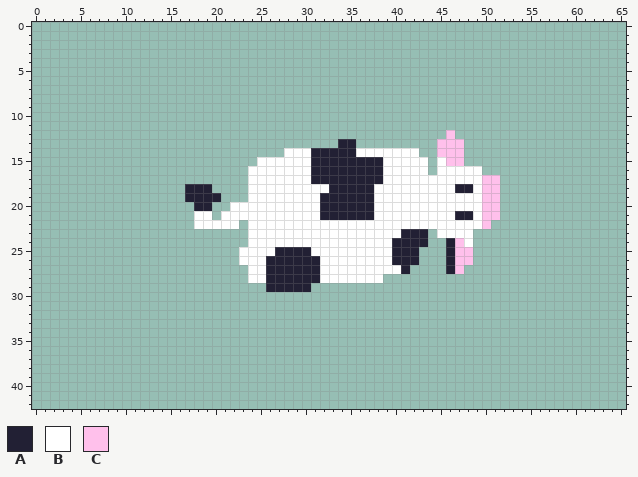
Edited in one commit: pixel-art file (defend_the_milk/cow.aseprite). Above: the version before the commit.
66x43 pixels, 1 frame.
Palette (. is transparent): A #222034  B #ffffff  C #ffc0eb
Pixels before (only the part around the change), first column x 0:
 0 ..................................................................
 1 ..................................................................
 2 ..................................................................
 3 ..................................................................
 4 ..................................................................
 5 ..................................................................
 6 ..................................................................
 7 ..................................................................
 8 ..................................................................
 9 ..................................................................
10 ..................................................................
11 ..................................................................
12 ..............................................C...................
13 ..................................AA.........CCC..................
14 ............................BBBAAAAABBBBBBB..CCC..................
15 .........................BBBBBBAAAAAAAABBBBB.BCC..................
16 ........................BBBBBBBAAAAAAAABBBBB.BBBBB................
17 ........................BBBBBBBAAAAAAAABBBBBBBBBBBCC..............
18 .................AAA....BBBBBBBBBAAAAABBBBBBBBBAABCC..............
19 .................AAAA...BBBBBBBBAAAAAABBBBBBBBBBBBCC..............
20 ..................AA..BBBBBBBBBBAAAAAABBBBBBBBBBBBCC..............
21 ..................BB.BBBBBBBBBBBAAAAAABBBBBBBBBAABCC..............
22 ..................BBBBB.BBBBBBBBBBBBBBBBBBBBBBBBBBC...............
23 ........................BBBBBBBBBBBBBBBBBAAA.BBBB.................
24 ........................BBBBBBBBBBBBBBBBAAAA..ACB.................
25 .......................BBBBAAAABBBBBBBBBAAA...ACC.................
26 .......................BBBAAAAAABBBBBBBBAAA...ACC.................
27 ........................BBAAAAAABBBBBBBBBA....AC..................
28 ........................BBAAAAAABBBBBBB...........................
29 ..........................AAAAA...................................
30 ..................................................................
31 ..................................................................
32 ..................................................................
33 ..................................................................
34 ..................................................................
35 ..................................................................
36 ..................................................................
37 ..................................................................
38 ..................................................................
39 ..................................................................
40 ..................................................................
41 ..................................................................
42 ..................................................................
And afterwards:
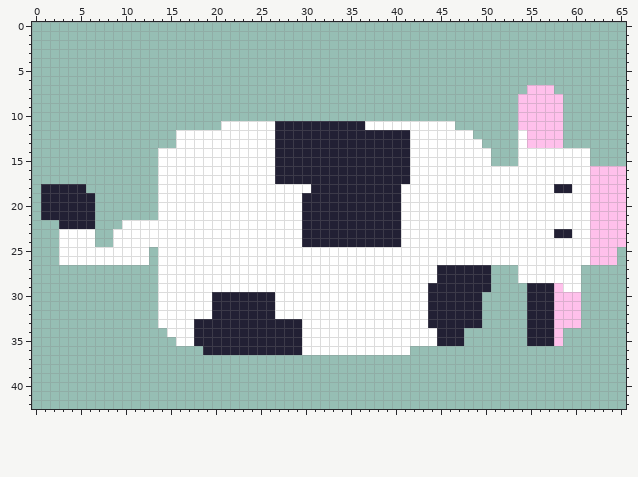
The exact change:
The edit adds colour A in row 11 at x 27 to 36; in row 12 at x 27 to 41; in row 13 at x 27 to 33 and 36 to 41; in row 14 at x 27; in row 18 at x 1 to 5 and 58 to 59; in rows 19 to 21 at x 1 to 6.
The edit adds colour A in row 22 at x 3 to 6; in row 23 at x 58 to 59; in row 27 at x 45 and 48 to 50; in row 28 at x 45 to 50; in row 29 at x 44 to 50 and 55 to 57; in rows 30 to 32 at x 20 to 26, 44 to 49 and 55 to 57.
The edit adds colour A in row 33 at x 18 to 29, 44 to 49 and 55 to 57; in rows 34 to 35 at x 18 to 29, 45 to 47 and 55 to 57; in row 36 at x 19 to 29.
Colour B gives way to colour A in row 14 at x 28 to 30 and 36 to 41; in rows 15 to 17 at x 27 to 30 and 39 to 41; in row 18 at x 31 to 32 and 38 to 40; in rows 19 to 21 at x 30 to 31 and 38 to 40; in rows 22 to 23 at x 30 to 40; in row 24 at x 30 to 39.
Colour C gives way to colour A in row 27 at x 47.
The edit adds colour B in row 11 at x 21 to 26 and 37 to 46; in row 12 at x 16 to 26, 42 to 45, 47 to 48 and 54; in row 13 at x 16 to 26, 42 to 44, 48 to 49 and 54; in row 14 at x 14 to 26, 43 to 44, 48 to 50 and 54 to 61; in row 15 at x 14 to 24, 44, 48 to 50 and 54 to 61; in row 16 at x 14 to 23, 44 and 50 to 61.
The edit adds colour B in row 17 at x 14 to 23 and 52 to 61; in row 18 at x 14 to 16, 20 to 23, 52 to 57 and 60 to 61; in row 19 at x 14 to 16, 21 to 23 and 52 to 61; in row 20 at x 14 to 17, 20 to 21 and 52 to 61; in row 21 at x 14 to 17, 20 and 52 to 61; in row 22 at x 10 to 17, 23 and 51 to 61.
The edit adds colour B in row 23 at x 3 to 6, 9 to 23, 44, 49 to 57 and 60 to 61; in row 24 at x 3 to 6, 9 to 23, 44 to 45 and 49 to 61; in rows 25 to 26 at x 3 to 12, 14 to 22, 43 to 45 and 49 to 61; in row 27 at x 14 to 23, 42 to 44 and 54 to 60; in row 28 at x 14 to 23, 39 to 44 and 54 to 60; in row 29 at x 14 to 25, 31 to 43 and 59 to 60.
The edit adds colour B in rows 30 to 32 at x 14 to 19 and 27 to 43; in row 33 at x 14 to 17 and 30 to 43; in row 34 at x 15 to 17 and 30 to 44; in row 35 at x 16 to 17 and 30 to 44; in row 36 at x 30 to 41.
Colour A gives way to colour B in row 18 at x 17 to 19 and 47 to 48; in row 19 at x 17 to 20; in row 20 at x 18 to 19; in row 21 at x 47 to 48; in row 23 at x 41 to 43; in row 24 at x 41 to 43 and 46.
Colour A gives way to colour B in row 25 at x 27 to 30, 40 to 42 and 46; in row 26 at x 26 to 31, 40 to 42 and 46; in row 27 at x 26 to 31 and 41; in row 28 at x 26 to 31; in row 29 at x 26 to 30.
Colour C gives way to colour B in row 12 at x 46; in rows 13 to 14 at x 45 to 47; in row 15 at x 46 to 47; in rows 17 to 21 at x 50 to 51; in row 22 at x 50; in row 24 at x 47.
Colour C gives way to colour B in rows 25 to 26 at x 47 to 48.
The edit adds colour C in row 7 at x 55 to 57; in rows 8 to 11 at x 54 to 58; in rows 12 to 13 at x 55 to 58; in rows 16 to 24 at x 62 to 65; in rows 25 to 26 at x 62 to 64; in row 29 at x 58.
The edit adds colour C in rows 30 to 33 at x 58 to 60; in rows 34 to 35 at x 58.
Changed places in both pictures, as pixel boxes (x1, y1, x2, y2):
changed: (41, 85, 626, 355)
